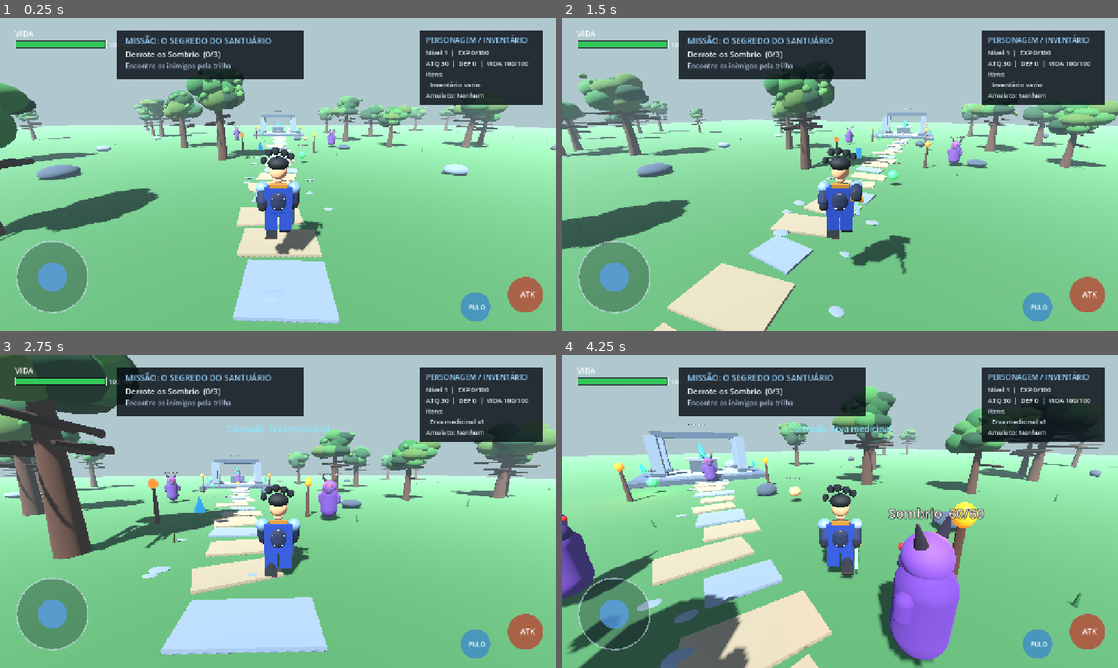
Above: before the commit, frames 1-4 (two rows, left to right).
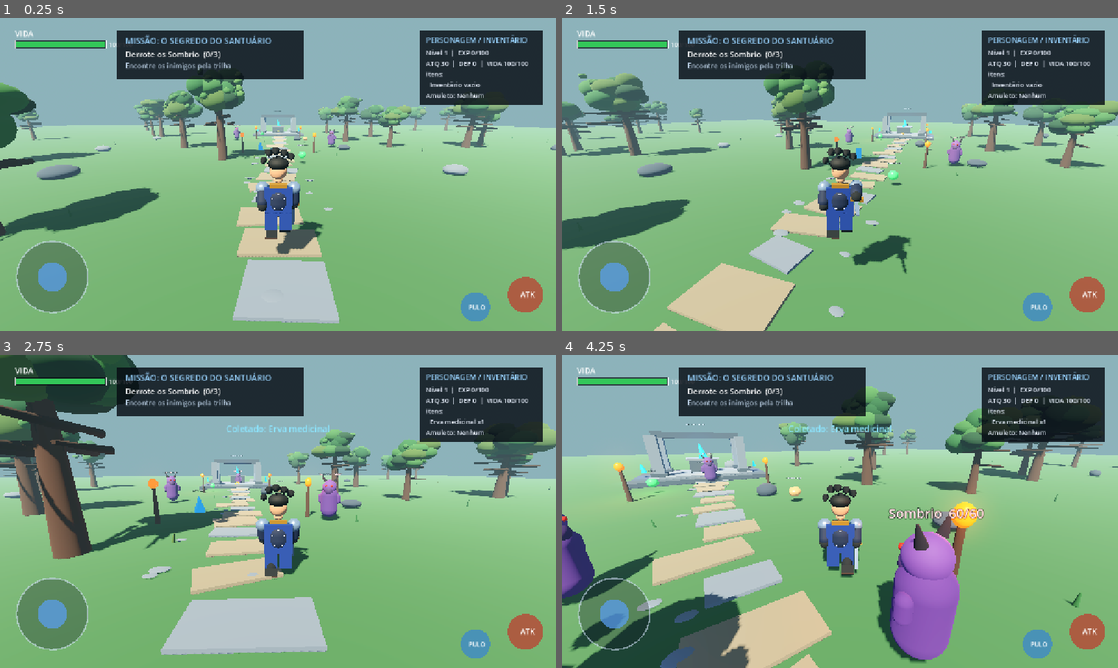
Above: after the commit, the same moments.

Repository: YohBoostel07/Aetheria-Android
Game: Godot game, scene res://scenes/world.tscn
Two runs of this game, one before a commit and one after it. Both use one fixed random seed, a clock stepped at 60 frames per second and the inputs below.
Inputs (mouse positions are in pixels of both pictures, inside the frame that each line leads up to):
- Up to frame 1 (0.25 s): no input
- Up to frame 2 (1.5 s): tap Enter at 0.5 s; move the mouse to (867, 174) at 0.52 s; hold W (move_forward) from 0.53 s (still down); tap J (attack) at 0.6, 1.35 s; click (867, 174) at 0.67 s; tap Space (jump) at 0.77 s; move the mouse to (812, 174) at 1.27 s
- Up to frame 3 (2.75 s): keep holding W (move_forward); tap Space (jump) at 1.52 s; move the mouse to (289, 505) at 2.02 s; tap J (attack) at 2.1 s
- Up to frame 4 (4.25 s): keep holding W (move_forward); move the mouse to (834, 517) at 2.77 s; tap J (attack) at 2.85, 3.6 s; click (834, 517) at 2.92 s; tap Space (jump) at 3.02, 3.77 s; move the mouse to (878, 514) at 3.52 s

The runs differ from the first frame. In frame 1, 41% of the frame differs, in the area x 0-100%, y 0-98%; in frame 2, 39%; in frame 3, 38%; in frame 4, 44%, in the area x 0-100%, y 0-100%.

Commit message:
Improve atmospheric lighting and forest environment

Diff:
--- a/scripts/world.gd
+++ b/scripts/world.gd
@@ -86,22 +86,30 @@
     world_env.background_mode = Environment.BG_SKY
     world_env.sky = Sky.new()
     var sky_material := ProceduralSkyMaterial.new()
-    sky_material.sky_top_color = Color(0.12, 0.23, 0.42)
-    sky_material.sky_horizon_color = Color(0.62, 0.70, 0.76)
-    sky_material.ground_bottom_color = Color(0.12, 0.16, 0.13)
-    sky_material.ground_horizon_color = Color(0.42, 0.48, 0.40)
+    sky_material.sky_top_color = Color(0.035, 0.095, 0.19)
+    sky_material.sky_horizon_color = Color(0.48, 0.61, 0.66)
+    sky_material.ground_bottom_color = Color(0.035, 0.055, 0.045)
+    sky_material.ground_horizon_color = Color(0.22, 0.31, 0.25)
     world_env.sky.sky_material = sky_material
     world_env.ambient_light_source = Environment.AMBIENT_SOURCE_COLOR
-    world_env.ambient_light_color = Color(0.63, 0.72, 0.84)
-    world_env.ambient_light_energy = 0.72
+    world_env.ambient_light_color = Color(0.48, 0.60, 0.72)
+    world_env.ambient_light_energy = 0.82
     world_env.tonemap_mode = Environment.TONE_MAPPER_FILMIC
+    world_env.tonemap_exposure = 1.05
+    world_env.glow_enabled = true
+    world_env.glow_intensity = 0.28
     world_env.fog_enabled = true
-    world_env.fog_light_color = Color(0.55, 0.65, 0.68)
-    world_env.fog_density = 0.006
+    world_env.fog_light_color = Color(0.42, 0.55, 0.58)
+    world_env.fog_density = 0.008
     var node := get_node_or_null("WorldEnvironment") as WorldEnvironment
     if node:
         node.environment = world_env
-
+    var sun := get_node_or_null("DirectionalLight3D") as DirectionalLight3D
+    if sun:
+        sun.light_color = Color(1.0, 0.88, 0.72)
+        sun.light_energy = 1.35
+        sun.shadow_enabled = true
+        sun.directional_shadow_max_distance = 65.0
 func _create_ground() -> void:
     var ground := StaticBody3D.new()
     ground.name = "Ground"
